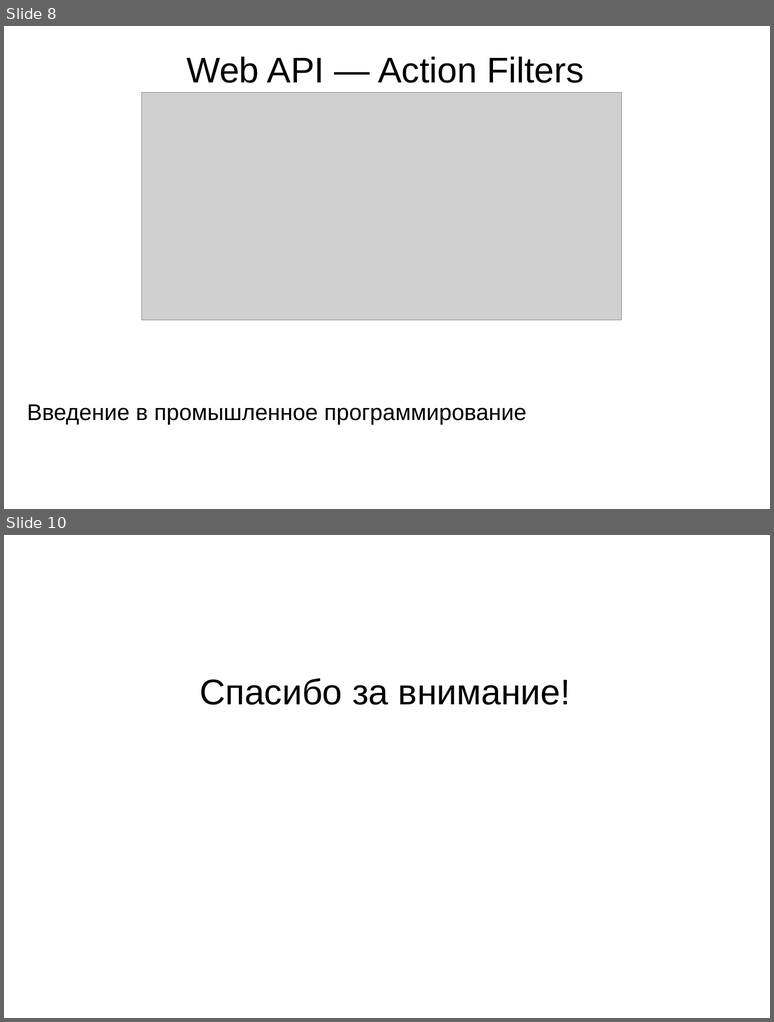
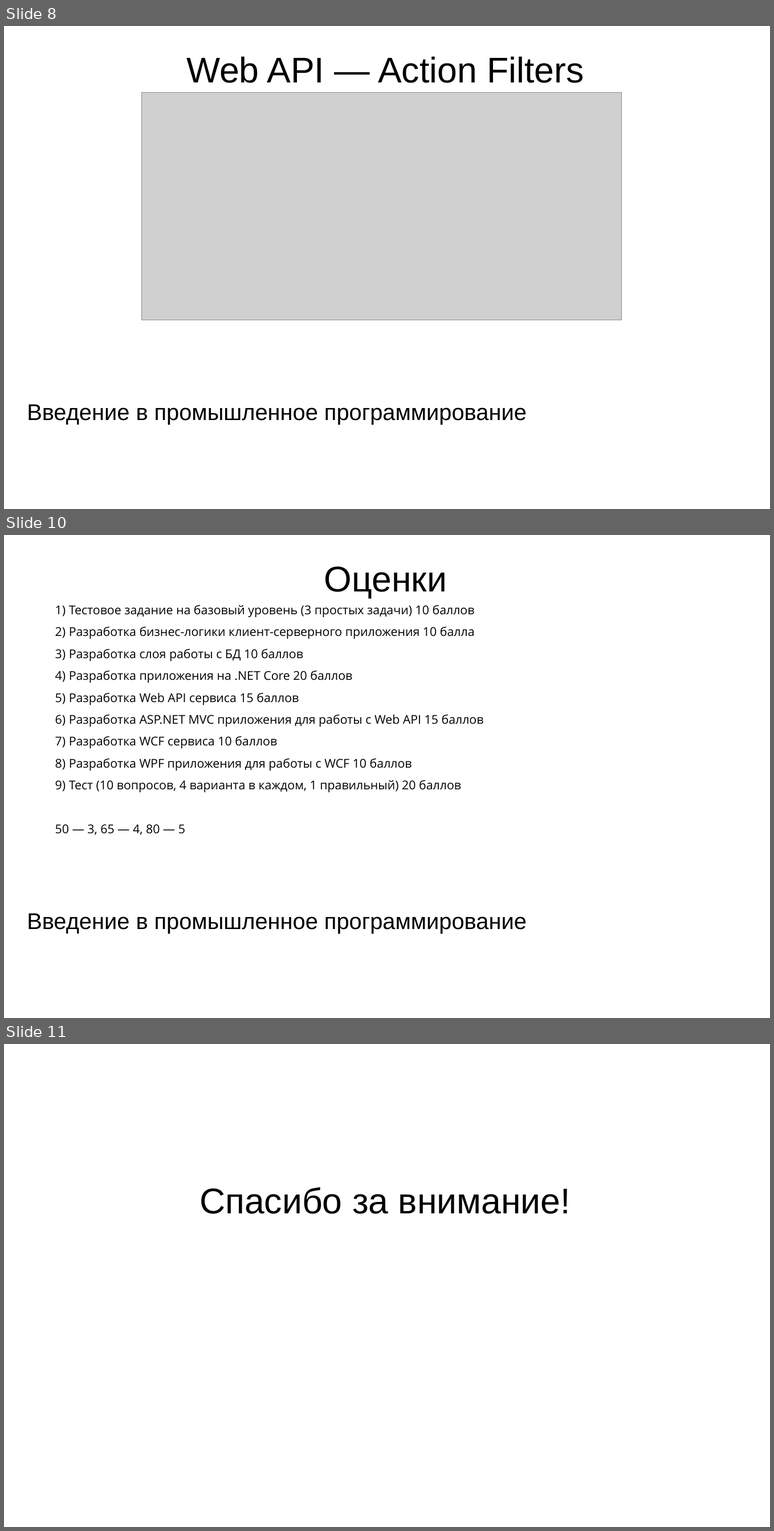
Before and after one commit to PeshekhonovK/ExampleSolution, a slide deck: docs/ЛЭТИ ВвПП 2019.5.pptx. Shown one above the other, each under a label of ours: slides 8 and 10 before the commit, slides 8, 10 and 11 after it; the slides between them are not shown. The pictures are 774x1022 and 774x1531 pixels, drawn with LibreOffice and Linux fonts; fonts in the diff are those of the drawing; grey boxes stand for pictures; background and template pictures are left out. Boxes give left, top, right and bottom in pixels: in the first picture for what was removed or moved away, otherwise in the second. Text is boxed around its words. In the diff, an @@ line names an element or a change of style, - is before the commit and + after.

```diff
--- a/docs/ЛЭТИ ВвПП 2019.5.pptx
+++ b/docs/ЛЭТИ ВвПП 2019.5.pptx
@@ slide 10 added at <box>4,535,770,1018</box>, background picture (left out) @@
@@ text added at <box>324,566,447,598</box>, 44 pt, text #000000 @@
+Оценки
@@ text added at <box>55,605,484,835</box>, 15 pt, text #000000 @@
+1) Тестовое задание на базовый уровень (3 простых задачи) 10 баллов
+2) Разработка бизнес-логики клиент-серверного приложения 10 балла
+3) Разработка слоя работы с БД 10 баллов
+4) Разработка приложения на .NET Core 20 баллов
+5) Разработка Web API сервиса 15 баллов
+6) Разработка ASP.NET MVC приложения для работы с Web API 15 баллов
+7) Разработка WCF сервиса 10 баллов
+8) Разработка WPF приложения для работы с WCF 10 баллов
+9) Тест (10 вопросов, 4 варианта в каждом, 1 правильный) 20 баллов
+50 — 3, 65 — 4, 80 — 5
@@ text added at <box>27,913,527,933</box>, 28 pt, text #000000 @@
+Введение в промышленное программирование
@@ what was slide 10 is now slide 11 @@
```
Also in this commit, not shown: 1 slide changed.
